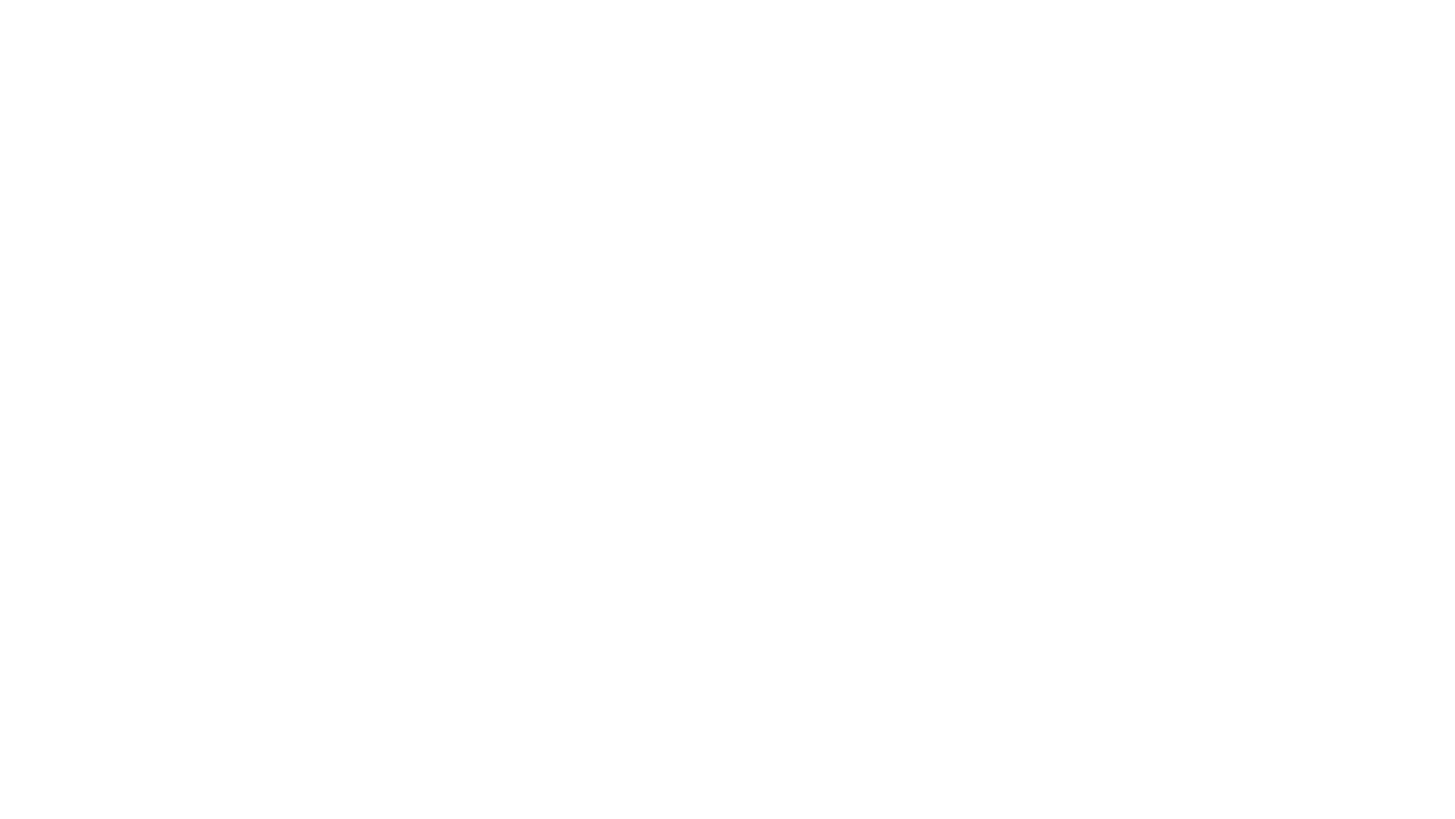
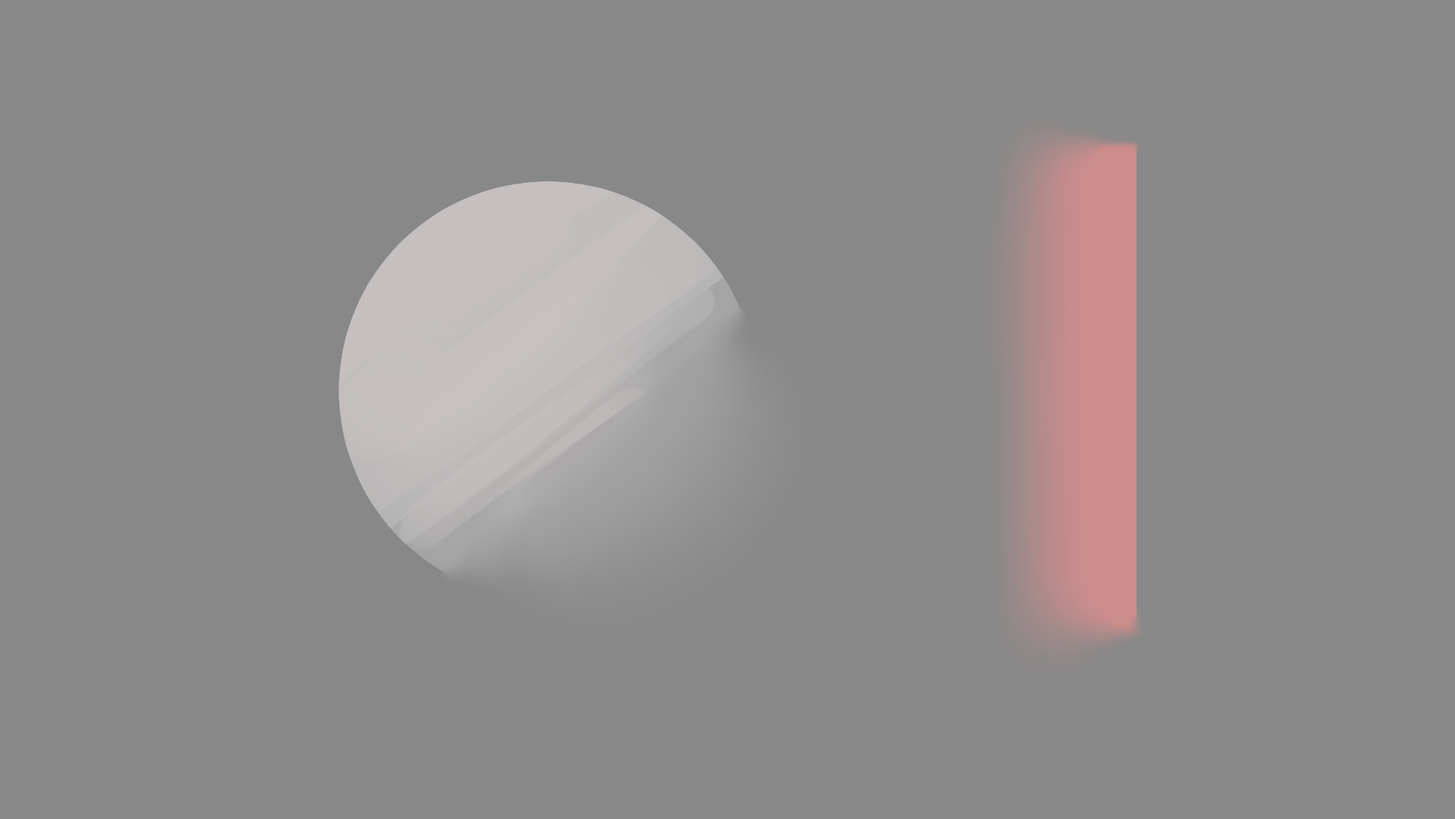
Two versions of the same layered image (1455x819). Layer-by-layer changes:
painted on "Layer 1" over [338, 106, 1153, 693]
painted on "Paper" over [0, 0, 1455, 819]
